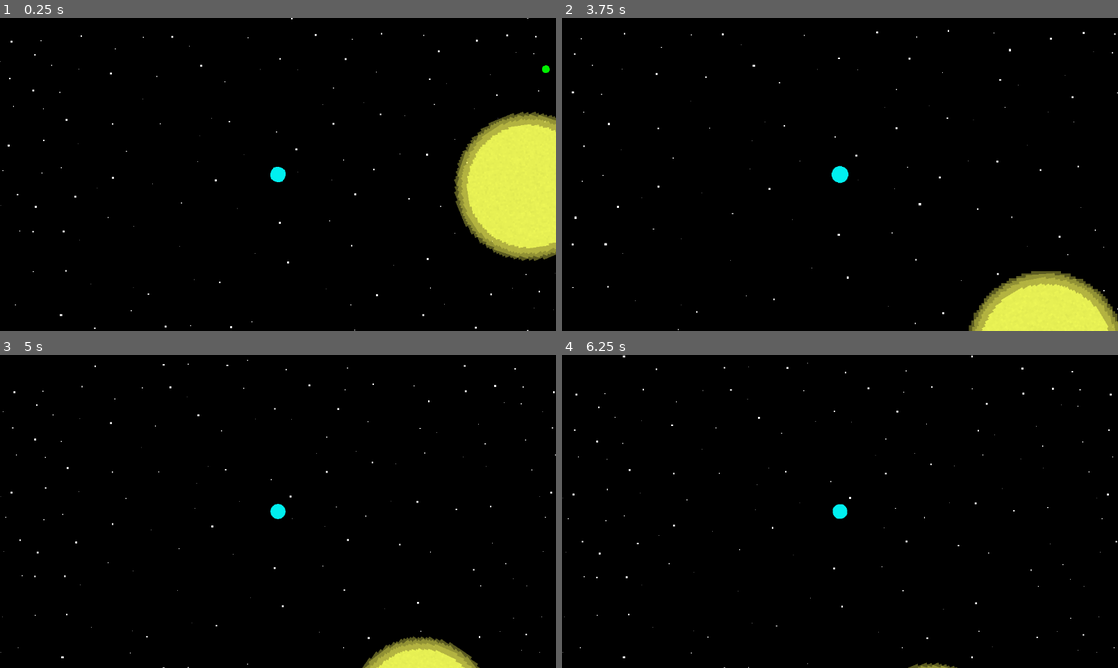
Above: before the commit, frames 1-4 (two rows, left to right).
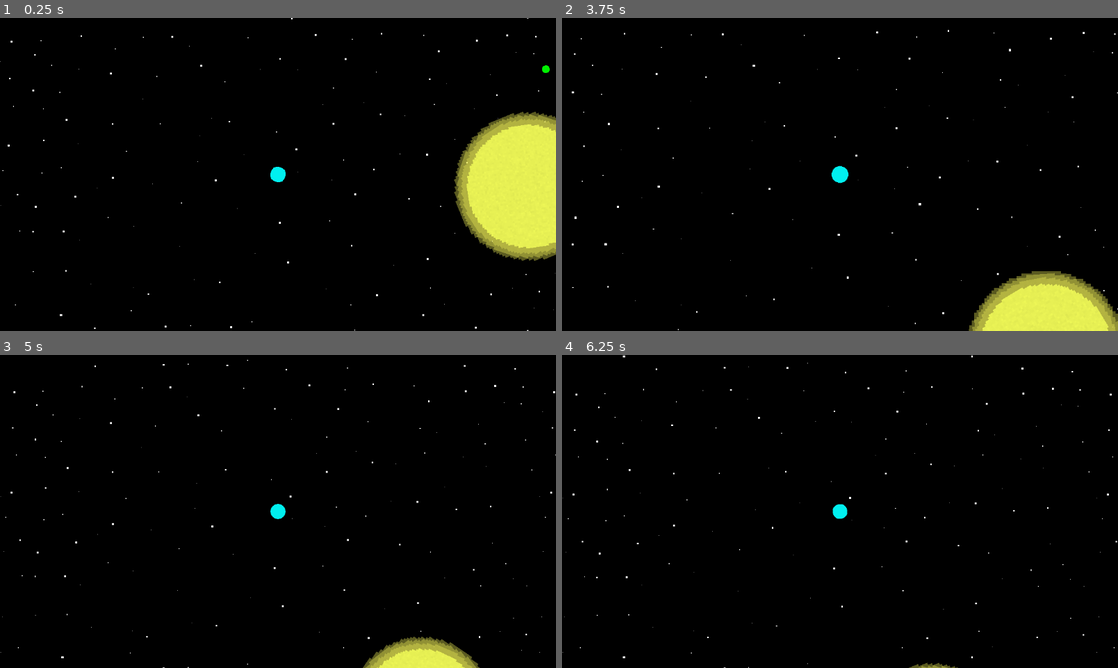
Above: after the commit, the same moments.

Repository: Birb-Games/gmtk-2025
Game: Godot game, scene res://scenes/main.tscn
Two runs of this game, one before a commit and one after it. Both use one fixed random seed, a clock stepped at 60 frames per second and the inputs below.
Inputs (mouse positions are in pixels of both pictures, inside the frame that each line leads up to):
- Up to frame 1 (0.25 s): no input
- Up to frame 2 (3.75 s): move the mouse to (962, 158) at 0.52 s; tap Mouse wheel up (zoom_camera_in) at 0.6, 2.1, 3.6 s; move the mouse to (728, 190) at 1.27 s; tap Mouse wheel down (zoom_camera_out) at 1.35, 2.85 s; move the mouse to (895, 105) at 2.02 s; move the mouse to (812, 237) at 2.77 s; move the mouse to (1006, 221) at 3.52 s
- Up to frame 3 (5 s): move the mouse to (111, 464) at 4.27 s; tap Mouse wheel down (zoom_camera_out) at 4.35 s
- Up to frame 4 (6.25 s): move the mouse to (867, 511) at 5.02 s; tap Mouse wheel up (zoom_camera_in) at 5.1 s; move the mouse to (756, 433) at 5.77 s; tap Mouse wheel down (zoom_camera_out) at 5.85 s

The runs differ from the first frame. In frame 1, less than 0.1% of the frame differs, in the area x 89-90%, y 32-33%; in frame 2, less than 0.1%; in frame 3, less than 0.1%, in the area x 0-100%, y 4-100%; in frame 4, less than 0.1%.

Commit message:
added rogue planet

Diff:
--- /dev/null
+++ b/rogue_planet.tscn
@@ -0,0 +1,17 @@
+[gd_scene load_steps=3 format=3 uid="uid://b0ggm7x3myuge"]
+
+[ext_resource type="PackedScene" uid="uid://x5sp1y0y178q" path="res://scenes/space_object.tscn" id="1_j3nti"]
+
+[sub_resource type="CircleShape2D" id="CircleShape2D_j3nti"]
+radius = 32.0156
+
+[node name="RoguePlanet" instance=ExtResource("1_j3nti")]
+mass = 200.0
+orbit_sun = false
+
+[node name="Sprite2D" parent="." index="0"]
+modulate = Color(1, 0, 1, 1)
+scale = Vector2(2, 2)
+
+[node name="CollisionShape2D" parent="." index="1"]
+shape = SubResource("CircleShape2D_j3nti")
--- a/scenes/solar_system.tscn
+++ b/scenes/solar_system.tscn
@@ -1,12 +1,14 @@
-[gd_scene load_steps=5 format=3 uid="uid://bmuetoarvl05h"]
+[gd_scene load_steps=6 format=3 uid="uid://bmuetoarvl05h"]
 
 [ext_resource type="Script" uid="uid://dgei27gfgx0ky" path="res://scripts/solar_system.gd" id="1_tjb5t"]
 [ext_resource type="PackedScene" uid="uid://ccqmsegewmpg" path="res://scenes/star.tscn" id="1_u7djx"]
 [ext_resource type="PackedScene" uid="uid://cfnsaojiroi77" path="res://scenes/small_planet.tscn" id="2_228jm"]
 [ext_resource type="PackedScene" uid="uid://rl7rou56kuhg" path="res://scenes/homeworld.tscn" id="4_teypr"]
+[ext_resource type="PackedScene" uid="uid://b0ggm7x3myuge" path="res://rogue_planet.tscn" id="5_sjaf3"]
 
 [node name="SolarSystem" type="Node2D" node_paths=PackedStringArray("star")]
 script = ExtResource("1_tjb5t")
+rogue_planet_speed = 120.0
 star = NodePath("Star")
 
 [node name="Star" parent="." instance=ExtResource("1_u7djx")]
@@ -18,3 +20,6 @@
 
 [node name="Homeworld" parent="." instance=ExtResource("4_teypr")]
 position = Vector2(-520, 0)
+
+[node name="RoguePlanet" parent="." instance=ExtResource("5_sjaf3")]
+position = Vector2(-4627, -814)
--- a/scenes/space_object.tscn
+++ b/scenes/space_object.tscn
@@ -5,7 +5,7 @@
 [ext_resource type="Script" uid="uid://20ha62frq61c" path="res://scripts/space_sprite.gd" id="2_8fbvs"]
 
 [sub_resource type="CircleShape2D" id="CircleShape2D_fera7"]
-radius = 17.0
+radius = 16.0312
 
 [node name="SpaceObject" type="Area2D"]
 script = ExtResource("1_vuqy0")
--- a/scenes/star.tscn
+++ b/scenes/star.tscn
@@ -10,6 +10,7 @@
 [node name="Star" instance=ExtResource("1_j6vao")]
 is_static = true
 mass = 1000.0
+orbit_sun = false
 
 [node name="Glow" type="Sprite2D" parent="." index="0"]
 modulate = Color(0.960784, 0.960784, 1, 0.392157)
--- a/scripts/solar_system.gd
+++ b/scripts/solar_system.gd
@@ -5,6 +5,7 @@
 # Gravitational constant
 const GRAVITY_CONST: float = 5000.0
 
+@export var rogue_planet_speed: float = 10.0
 @export var star: SpaceObject
 
 func _ready() -> void:
@@ -12,6 +13,8 @@
 	for child in get_children():
 		if child is SpaceObject:
 			if child.is_static:
+				continue
+			if !child.orbit_sun:
 				continue
 			var diff = child.position - star.position
 			var dist = diff.length()
@@ -22,6 +25,7 @@
 			var speed = sqrt(dist * force.length() / child.mass)
 			var dir = Vector2(-diff.y, diff.x)
 			child.velocity = dir.normalized() * speed
+	$RoguePlanet.velocity = ($Homeworld.position - $RoguePlanet.position).normalized() * rogue_planet_speed
 
 # Get the force object2 is exerting on object1
 static func get_gravity_force(object1: SpaceObject, object2: SpaceObject) -> Vector2:
--- a/scripts/space_object.gd
+++ b/scripts/space_object.gd
@@ -11,6 +11,7 @@
 @export var initial_vel: Vector2 = Vector2.ZERO
 var velocity: Vector2 = Vector2.ZERO
 @export var mass: float = 1.0
+@export var orbit_sun: bool = true
 
 func _ready() -> void:
 	velocity = initial_vel
